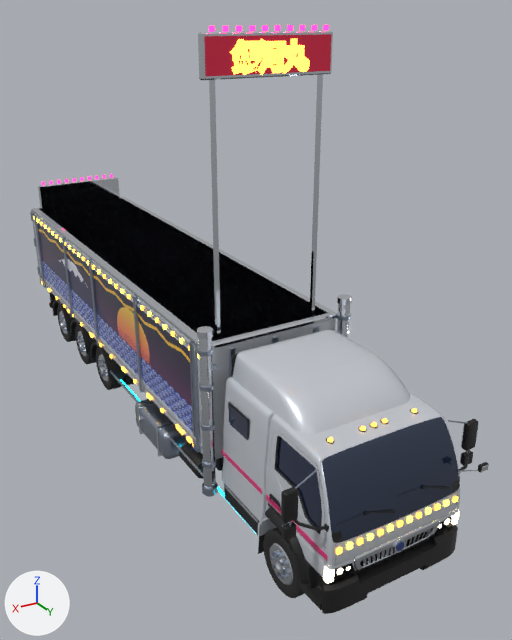
Two versions of the glTF model game/assets/vehicles/dekotora/truck/dekotora_truck_longo_chata.glb, one commit apart.
Before and after are seen from a camera (50 mm lens) standing at (5.62, 18.57, 7.85) and looking at (-0.88, 7.75, 2.43). Every picture has the same lights, and +X, +Y and +Z are marked at lower left. The picture after the commit comes second. Where no turn or scale is listed for an object, it has been applied to the vertices. Vertices at exactly the same position are counted once.

The older version as bpy lines, for what is in view:
```python
ob_truck_andon_panel = bpy.data.objects.new('truck_andon_panel', me_truck_andon_panel)
ob_truck_andon_panel.location = (0.0, 9.61, 7.34)
ob_truck_chrome = bpy.data.objects.new('truck_chrome', me_truck_chrome)
ob_truck_chrome.location = (0.0, 0.0, 0.0)
ob_truck_glass_wind = bpy.data.objects.new('truck_glass_wind', me_truck_glass_wind)
ob_truck_glass_wind.location = (0.0, 0.0, 0.0)
ob_truck_lamp_amber = bpy.data.objects.new('truck_lamp_amber', me_truck_lamp_amber)
ob_truck_lamp_amber.location = (0.0, 0.0, 0.0)
ob_truck_lamp_pink = bpy.data.objects.new('truck_lamp_pink', me_truck_lamp_pink)
ob_truck_lamp_pink.location = (-0.93, 9.62, 7.68)
# also in view: 'truck_mural' at (0.0, 4.9, 2.17); 'truck_plastic_black' at (0.0, 6.51, 1.73); 'truck_paint_white_panel' at (0.0, 6.48, 1.92); 'truck_plastic_trim' at (0.0, 11.55, 1.83); 'wheel_f_R' at (1.02, 11.8, 0.5)
```
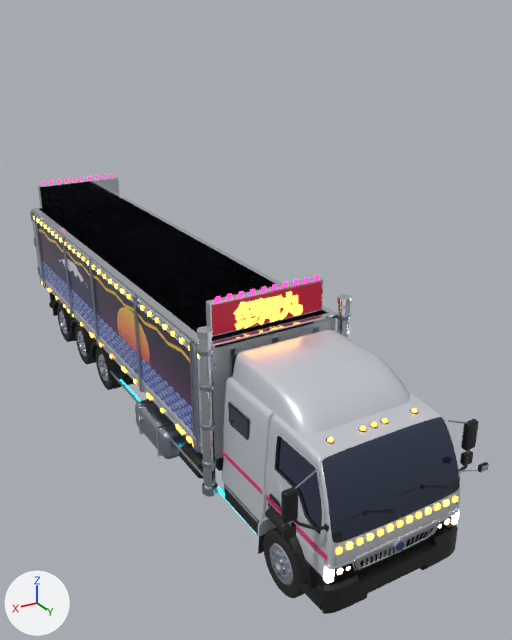
Location of each change, [x1, y1, x2, y2] in pixels of the pictures (512 x 640 px; the box of a moved part takes in the faces that stretch with it):
'truck_chrome', reshaped (27% shorter): before [31, 30, 489, 571]; after [31, 177, 489, 571]
'truck_andon_panel', moved: before [205, 34, 332, 77]; after [212, 282, 322, 336]
'truck_lamp_amber', reshaped: before [33, 38, 458, 555]; after [33, 216, 458, 555]
'truck_lamp_pink', moved: before [41, 25, 329, 185]; after [41, 174, 320, 302]
part 1 of me_truck_chrome, moved or reshaped: before [198, 30, 333, 80]; after [206, 277, 323, 338]
part 2 of me_truck_chrome, deleted: before [209, 80, 221, 337]
part 3 of me_truck_chrome, deleted: before [310, 75, 323, 314]
part 4 of me_truck_lamp_amber, moved or reshaped: before [280, 38, 310, 74]; after [277, 291, 303, 320]
part 5 of me_truck_lamp_amber, moved or reshaped: before [257, 39, 286, 75]; after [257, 295, 282, 325]
part 6 of me_truck_lamp_amber, moved or reshaped: before [230, 39, 262, 75]; after [233, 300, 261, 330]

What changed in the scene script:
```text
Change me_truck_chrome:
    used by ob_truck_chrome; location = (0.0, 0.0, 0.0)
    remove me_truck_chrome.from_pydata(...)  # 2485 vertices, 4246 faces; spans x -1.65..1.65, y -0.17..13.22, z 0.22..7.64
    add me_truck_chrome.from_pydata(...)  # 2469 vertices, 4222 faces; spans x -1.65..1.65, y -0.17..13.22, z 0.22..3.83
    me_truck_chrome part 1: the loose piece of 24 vertices spanning x -1.08..1.08, y 9.49..9.61, z 7.04..7.64 is moved by (0.0, 0.0, -3.81)
    me_truck_chrome part 2: the loose piece of 8 vertices spanning x 0.87..0.93, y 9.52..9.58, z 3.2..7.09 is deleted
    me_truck_chrome part 3: the loose piece of 8 vertices spanning x -0.93..-0.87, y 9.52..9.58, z 3.2..7.09 is deleted
Change me_truck_lamp_amber:
    used by ob_truck_lamp_amber; location = (0.0, 0.0, 0.0)
    remove me_truck_lamp_amber.from_pydata(...)  # 4876 vertices, 10567 faces; spans x -1.3..1.3, y -0.12..12.99, z 1.1..7.55
    add me_truck_lamp_amber.from_pydata(...)  # 4876 vertices, 10567 faces; spans x -1.3..1.3, y -0.12..12.99, z 1.1..3.74
    me_truck_lamp_amber part 4: the loose piece of 398 vertices spanning x -0.64..-0.13, y 9.63..9.64, z 7.08..7.54 is moved by (0.0, 0.0, -3.81)
    me_truck_lamp_amber part 5: the loose piece of 348 vertices spanning x -0.23..0.26, y 9.63..9.64, z 7.07..7.55 is moved by (0.0, 0.0, -3.81)
    me_truck_lamp_amber part 6: the loose piece of 720 vertices spanning x 0.16..0.67, y 9.63..9.64, z 7.09..7.54 is moved by (0.0, 0.0, -3.81)
Change ob_truck_andon_panel:
    ob_truck_andon_panel.location: (0.0, 9.61, 7.34) -> (0.0, 9.61, 3.53)
Change ob_truck_lamp_pink:
    ob_truck_lamp_pink.location: (-0.93, 9.62, 7.68) -> (-0.93, 9.62, 3.87)
```
